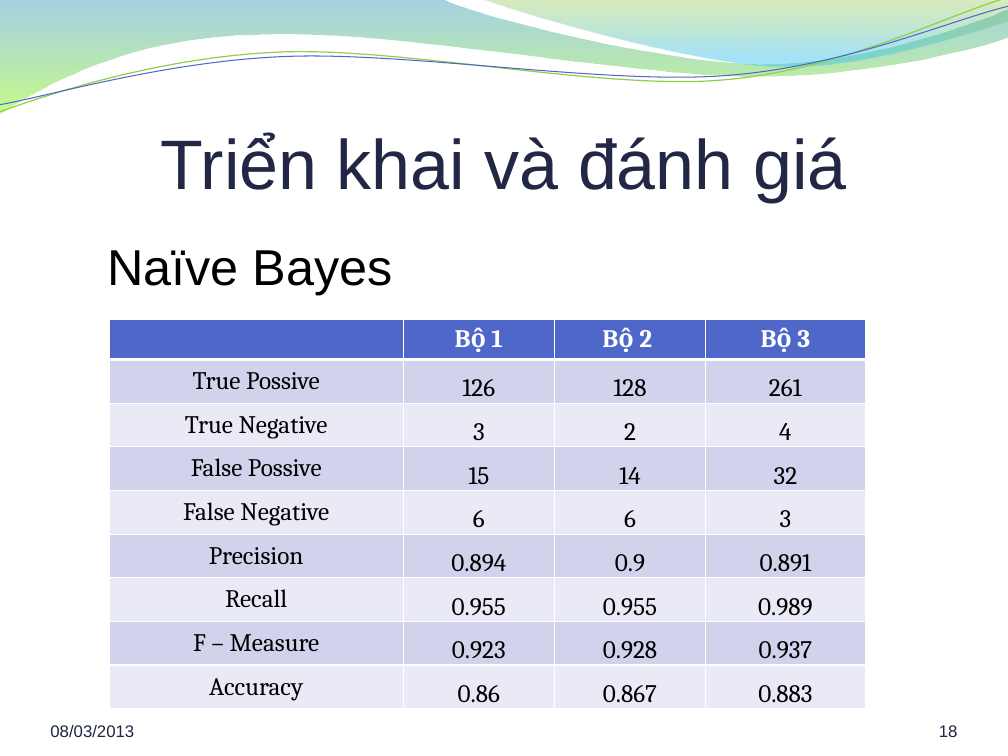
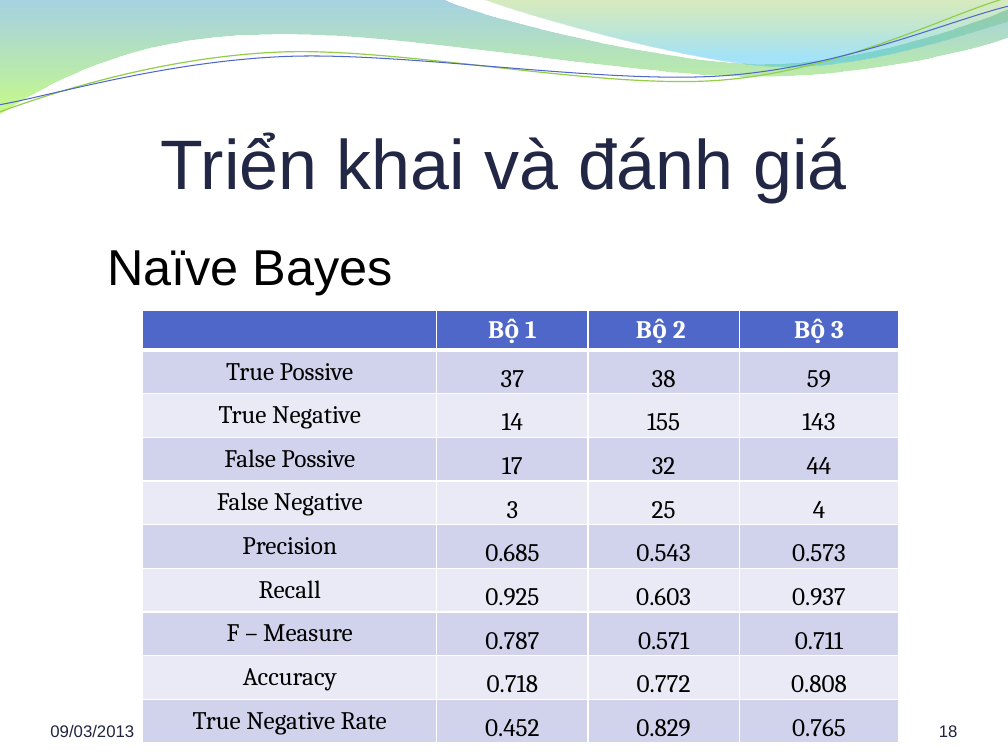
Before and after one commit to hung94it/benhvien, a slide deck: slide 18 of Diabetes/Documents/Report/Bao cao khoa luan.pptx. Drawn at 1008x756 pixels with LibreOffice and Linux fonts; fonts in the diff are those of the drawing; background and template pictures are left out. Boxes give left, top, right and bottom in pixels: in the first picture for what was removed or moved away, otherwise in the second. Text is boxed around its words. In the diff, an @@ line names an element or a change of style, - is before the commit and + after.

```diff
--- a/Diabetes/Documents/Report/Bao cao khoa luan.pptx
+++ b/Diabetes/Documents/Report/Bao cao khoa luan.pptx
@@ table at <box>143,310,899,741</box> @@
-row 2: True Possive | 126 | 128 | 261
-row 3: True Negative | 3 | 2 | 4
-row 4: False Possive | 15 | 14 | 32
-row 5: False Negative | 6 | 6 | 3
-row 6: Precision | 0.894 | 0.9 | 0.891
-row 7: Recall | 0.955 | 0.955 | 0.989
-row 8: F – Measure | 0.923 | 0.928 | 0.937
-row 9: Accuracy | 0.86 | 0.867 | 0.883
+row 2: True Possive | 37 | 38 | 59
+row 3: True Negative | 14 | 155 | 143
+row 4: False Possive | 17 | 32 | 44
+row 5: False Negative | 3 | 25 | 4
+row 6: Precision | 0.685 | 0.543 | 0.573
+row 7: Recall | 0.925 | 0.603 | 0.937
+row 8: F – Measure | 0.787 | 0.571 | 0.711
+row 9: Accuracy | 0.718 | 0.772 | 0.808
+row 10: True Negative Rate | 0.452 | 0.829 | 0.765
@@ table: place and size @@
-table at <box>109,320,865,723</box>
+table at <box>143,310,899,741</box>
@@ text at <box>50,725,134,737</box>: text changed @@
-08/03/2013
+09/03/2013
```
Also in this commit, not shown: 25 other slides changed, 1 other file.
